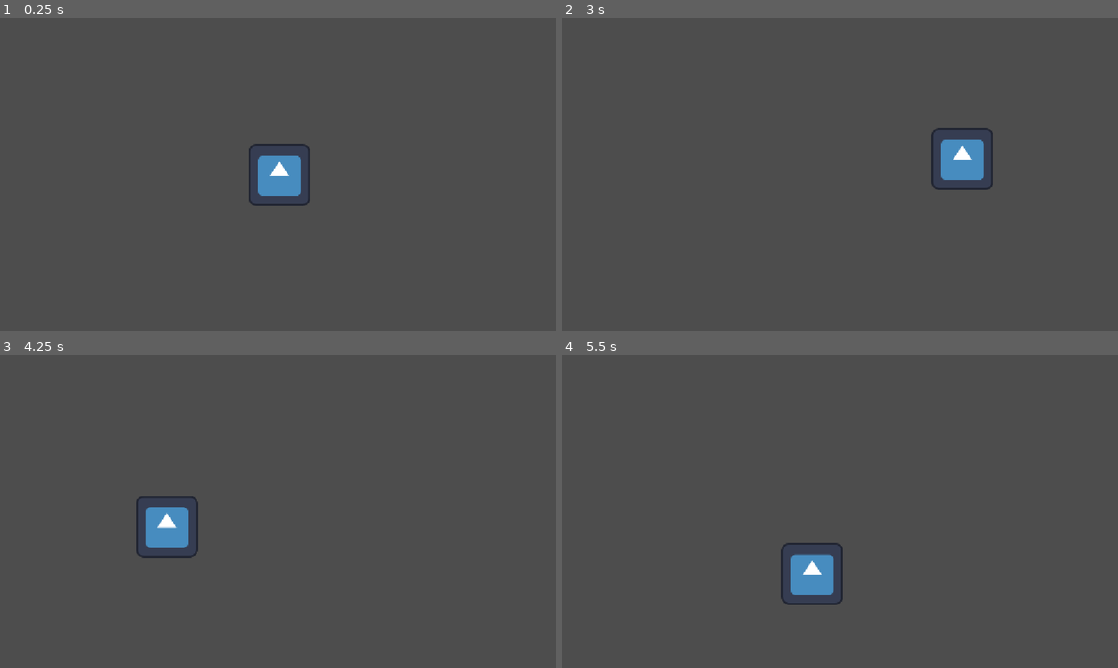
Above: before the commit, frames 1-4 (two rows, left to right).
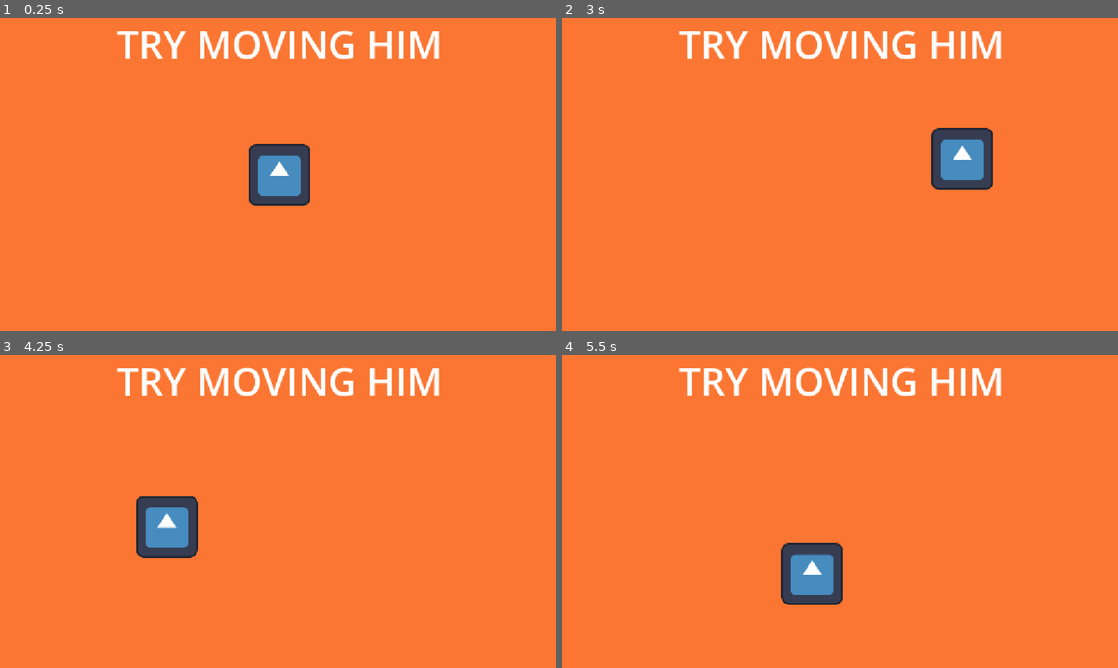
Above: after the commit, the same moments.

Repository: TomasUrena/Blueprints-of-The-Mind
Game: Godot game, scene res://main.tscn
Same seed, same stepped clock (60 frames per second), same inputs: the game is played once before the commit and once after it. The engine's default icon, where the game draws it, is replaced by a stand-in: a white triangle on a blue panel in a dark square.
Inputs (mouse positions are in pixels of both pictures, inside the frame that each line leads up to):
- Up to frame 1 (0.25 s): no input
- Up to frame 2 (3 s): click (840, 174) at 0.5 s; click (840, 174) at 1.25 s; click (840, 174) at 2 s; tap Enter at 2.75 s; move the mouse to (962, 158) at 2.77 s
- Up to frame 3 (4.25 s): tap Space at 3.5 s; move the mouse to (166, 527) at 3.52 s
- Up to frame 4 (5.5 s): tap Enter at 4.25 s; move the mouse to (895, 442) at 4.27 s; tap Space at 5 s; move the mouse to (812, 574) at 5.02 s

The runs differ from the first frame. In frame 1, 98% of the frame differs, in the area x 0-100%, y 0-100%; in frame 2, 98%; in frame 3, 98%; in frame 4, 98%.

Commit message:
Added some visual Sustenance

Diff:
--- a/blueprints/main.tscn
+++ b/blueprints/main.tscn
@@ -31,6 +31,12 @@
 [node name="main" type="Node2D" unique_id=638750390]
 script = SubResource("GDScript_ig7tw")
 
+[node name="ColorRect" type="ColorRect" parent="." unique_id=1973483578]
+offset_left = -8.0
+offset_right = 1162.0
+offset_bottom = 649.0
+color = Color(0.9827078, 0.46201086, 0.19546947, 1)
+
 [node name="Camera2D" type="Camera2D" parent="." unique_id=1821214094]
 position = Vector2(568, 326)
 
@@ -52,5 +58,12 @@
 grow_horizontal = 2
 grow_vertical = 2
 
+[node name="Label" type="Label" parent="." unique_id=776172249]
+offset_right = 1144.0
+offset_bottom = 111.0
+theme_override_font_sizes/font_size = 80
+text = "TRY MOVING HIM"
+horizontal_alignment = 1
+
 [connection signal="button_down" from="Object/Button" to="Object" method="_on_button_button_down"]
 [connection signal="button_up" from="Object/Button" to="Object" method="_on_button_button_up"]
Not shown, changed: blueprints/export_presets.cfg
Not shown, added: index.apple-touch-icon.png
Not shown, added: index.audio.position.worklet.js
Not shown, added: index.audio.worklet.js
Not shown, changed: index.html
Not shown, added: index.icon.png
Not shown, added: index.js
Not shown, added: index.pck
Not shown, added: index.png
Not shown, added: index.wasm
